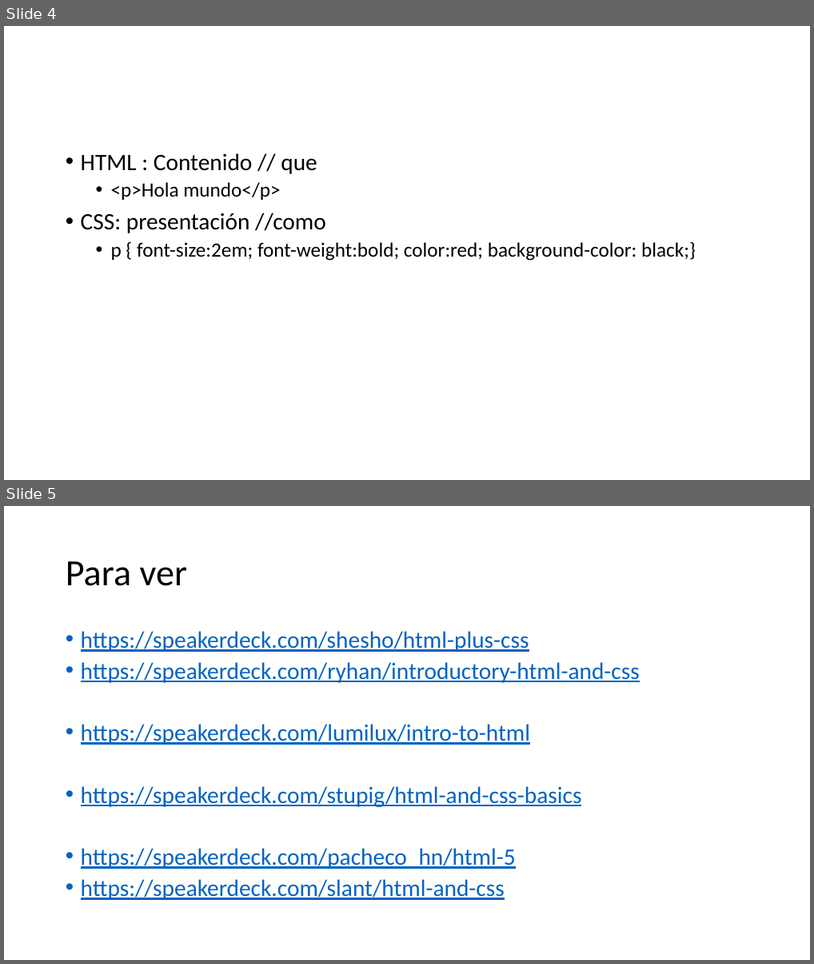
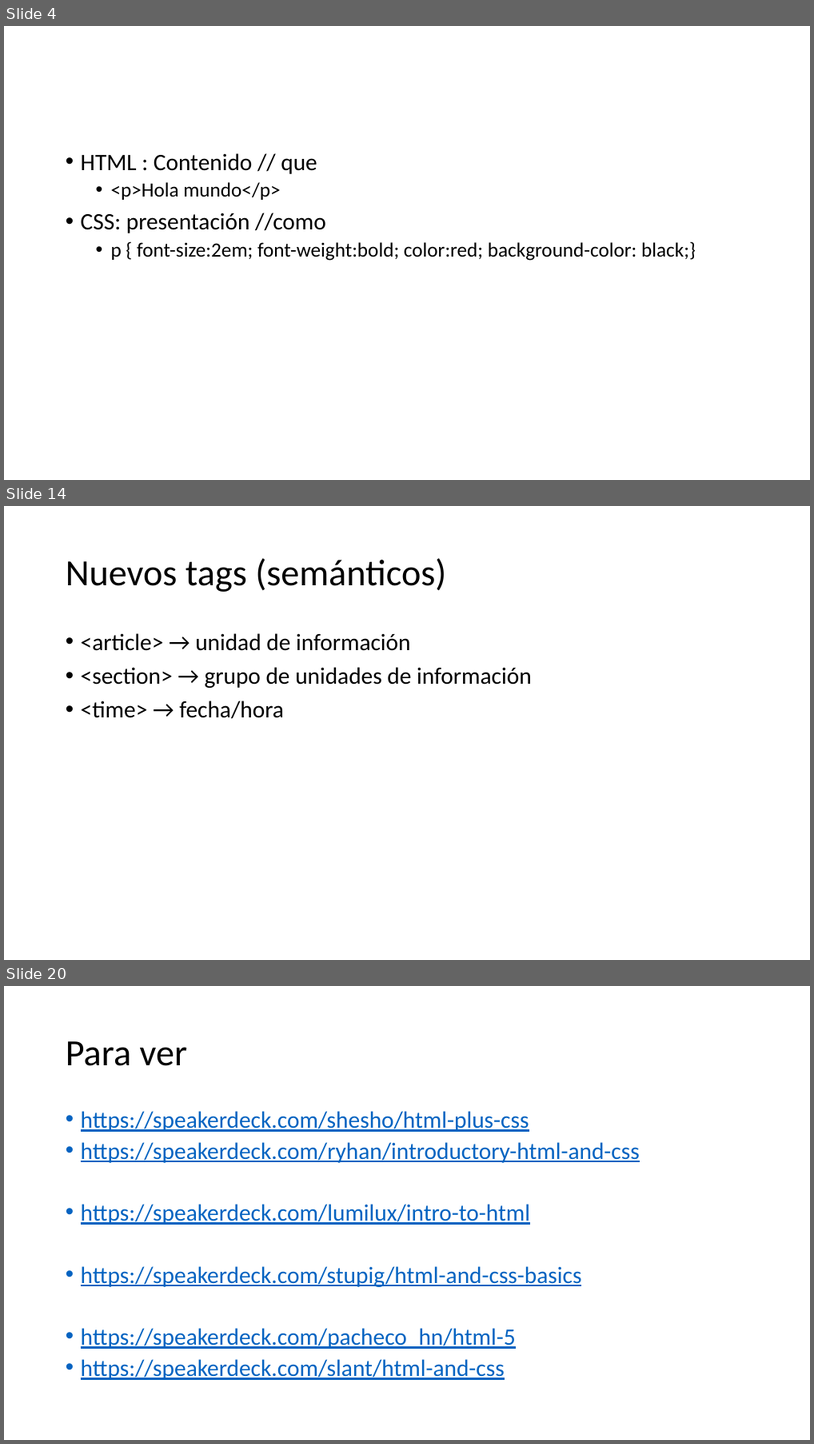
Before and after one commit to Nuevas-Tecnologias-FIUBA/Clase-HTML-CSS, a slide deck: Slides/Clase.pptx. Shown one above the other, each under a label of ours: slides 4 and 5 before the commit, slides 4, 14 and 20 after it; the slides between them are not shown. The pictures are 814x964 and 814x1444 pixels, drawn with LibreOffice and Linux fonts; fonts in the diff are those of the drawing. Boxes give left, top, right and bottom in pixels: in the first picture for what was removed or moved away, otherwise in the second. Text is boxed around its words. In the diff, an @@ line names an element or a change of style, - is before the commit and + after.

```diff
--- a/Slides/Clase.pptx
+++ b/Slides/Clase.pptx
@@ slide 14 added at (4,506,810,960), background #FFFFFF @@
@@ title added at (66,558,446,592), 44 pt, text #000000 @@
+Nuevos tags (semánticos)
@@ text added at (81,633,532,719), 28 pt, text #000000 @@
+• <article> → unidad de información
+• <section> → grupo de unidades de información
+• <time> → fecha/hora
@@ what was slide 5 is now slide 20 @@
```
Also in this commit, not shown: 14 other slides added.
